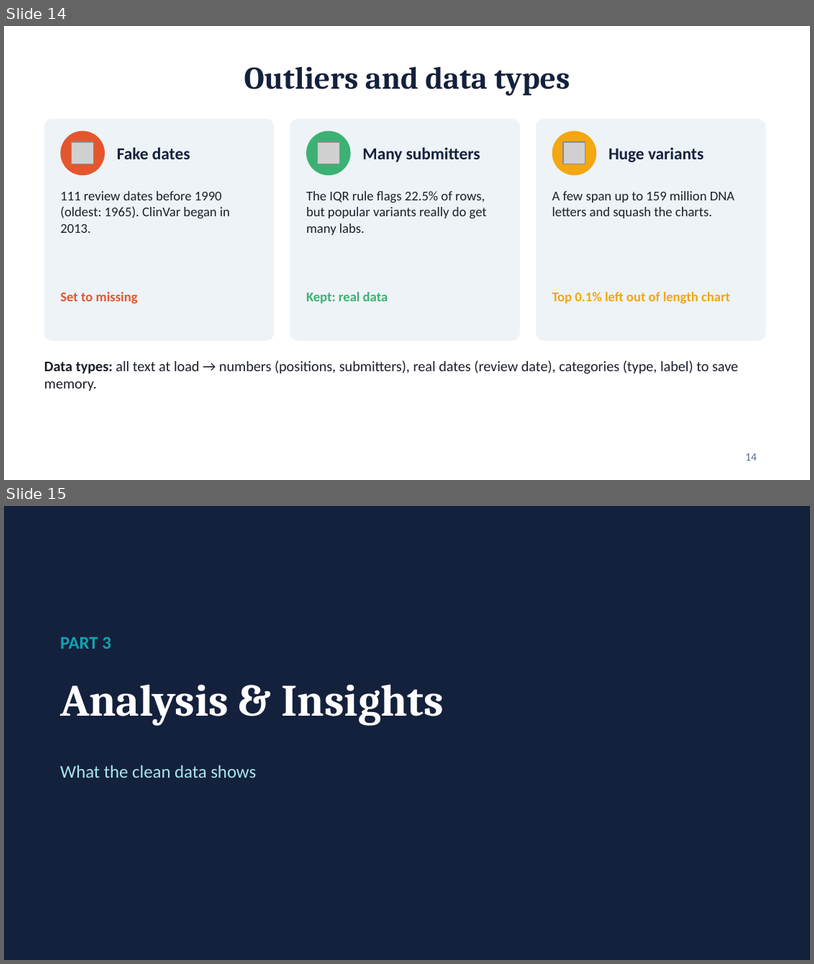
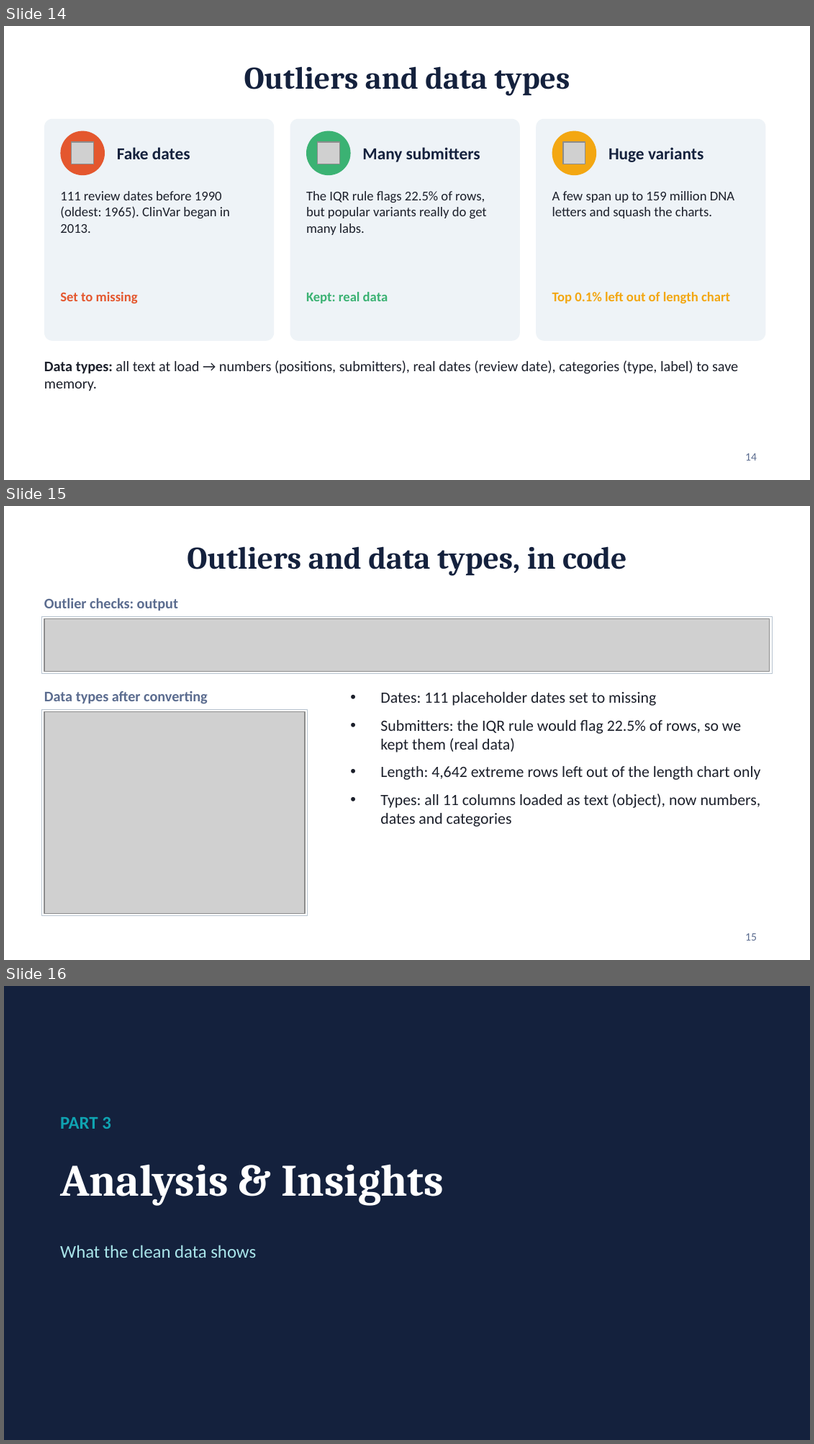
Before and after one commit to yeruka-ui/ClinVar-Data-Analysis, a slide deck: ClinVar_Project_Report.pptx. Shown one above the other, each under a label of ours: slides 14 and 15 before the commit, slides 14, 15 and 16 after it. The pictures are 814x964 and 814x1444 pixels, drawn with LibreOffice and Linux fonts; fonts in the diff are those of the drawing; grey boxes stand for pictures. Boxes give left, top, right and bottom in pixels: in the first picture for what was removed or moved away, otherwise in the second. Text is boxed around its words. In the diff, an @@ line names an element or a change of style, - is before the commit and + after.

```diff
--- a/ClinVar_Project_Report.pptx
+++ b/ClinVar_Project_Report.pptx
@@ slide 15 added at (4, 506, 810, 960), background #FFFFFF @@
@@ title added at (187, 546, 627, 576), 28 pt, text #14213D, bold @@
+Outliers and data types, in code
@@ text added at (44, 598, 178, 610), 13 pt, text #5B6C8F, bold @@
+Outlier checks: output
@@ rectangle added at (42, 616, 772, 674), fill #FFFFFF, outline #B8C4D0 0.75 pt @@
@@ picture added at (44, 619, 770, 672) @@
@@ text added at (44, 691, 208, 704), 13 pt, text #5B6C8F, bold @@
+Data types after converting
@@ text added at (381, 692, 761, 826), 14 pt, text #1B1F2A @@
+• Dates: 111 placeholder dates set to missing
+• Submitters: the IQR rule would flag 22.5% of rows, so we kept them (real data)
+• Length: 4,642 extreme rows left out of the length chart only
+• Types: all 11 columns loaded as text (object), now numbers, dates and categories
@@ rectangle added at (42, 709, 307, 916), fill #FFFFFF, outline #B8C4D0 0.75 pt @@
@@ picture added at (44, 712, 305, 914) @@
@@ page number added at (746, 933, 757, 940), 10 pt, text #5B6C8F @@
+15
@@ what was slide 15 is now slide 16 @@
```
Also in this commit, not shown: 11 slides changed, 3 other files.
